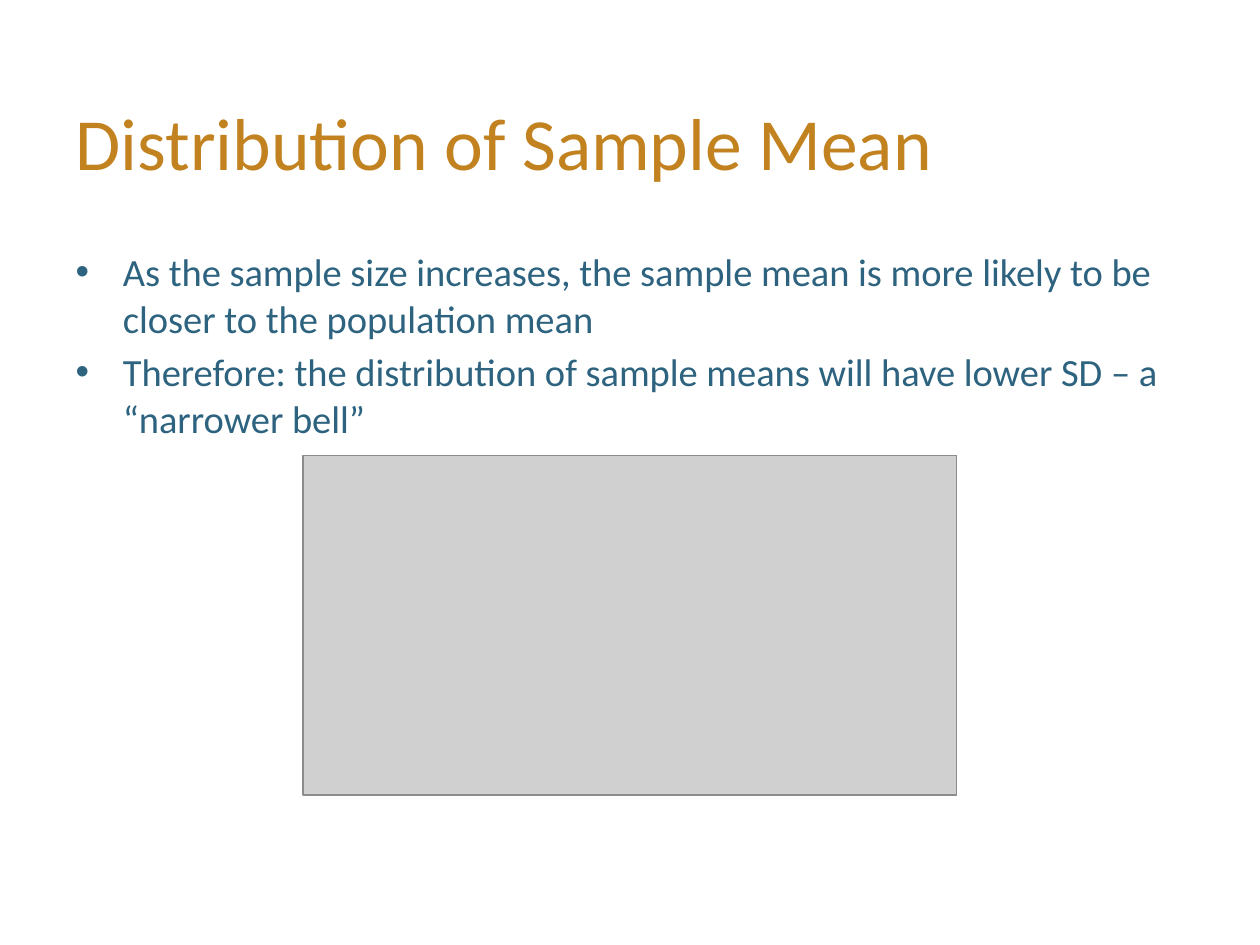
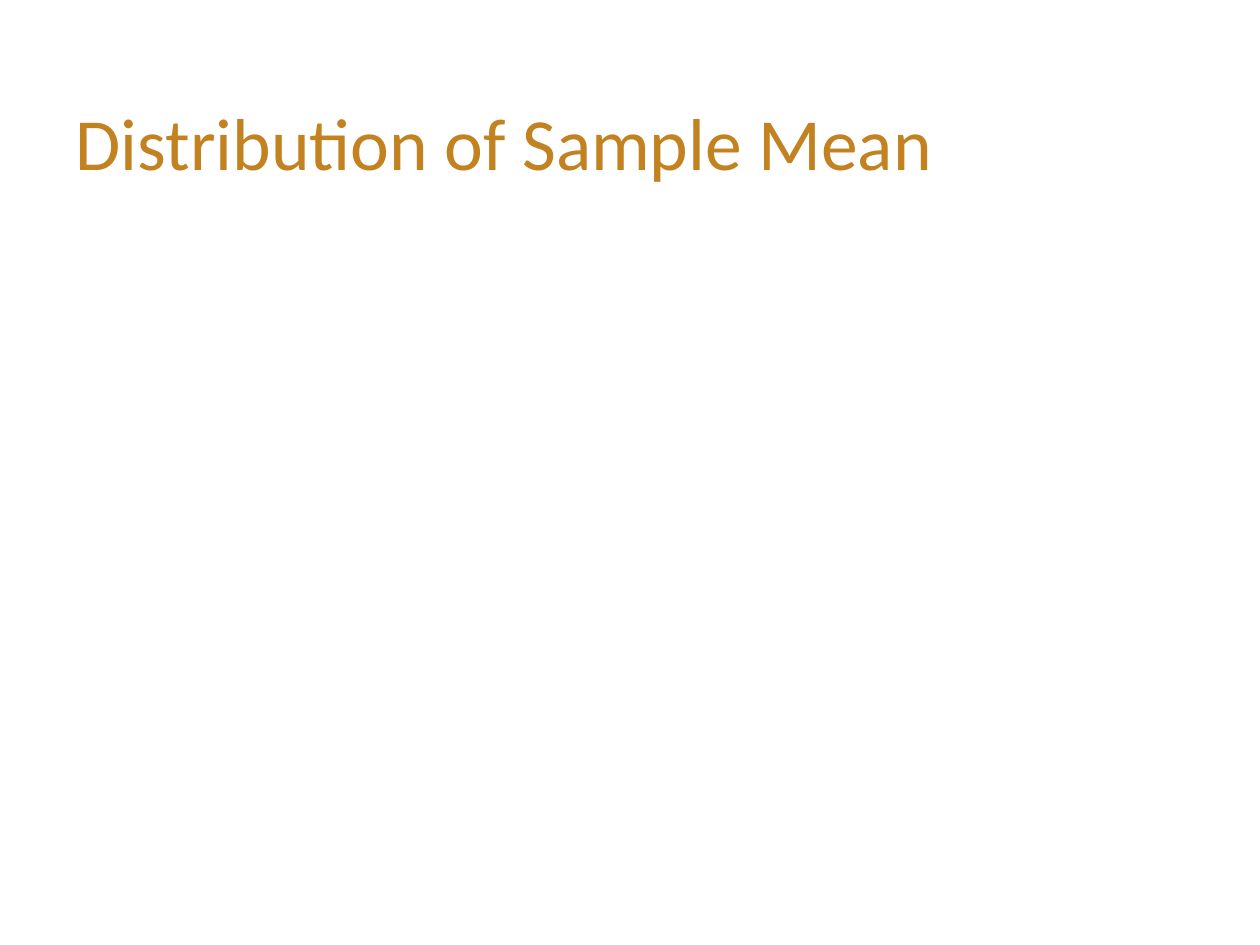
Before and after one commit to hLuo27/teaching, a slide deck: slide 10 of data8/slides/lab9.pptx. Drawn at 1260x945 pixels with LibreOffice and Linux fonts; fonts in the diff are those of the drawing; grey boxes stand for pictures; background and template pictures are left out. Boxes give left, top, right and bottom in pixels: in the first picture for what was removed or moved away, otherwise in the second. Text is boxed around its words. In the diff, an @@ line names an element or a change of style, - is before the commit and + after.

```diff
--- a/data8/slides/lab9.pptx
+++ b/data8/slides/lab9.pptx
@@ text removed at [123,259,1157,434] @@
-• As the sample size increases, the sample mean is more likely to be closer to the population mean
-• Therefore: the distribution of sample means will have lower SD – a “narrower bell”
@@ picture removed at [304,455,958,795] @@
```
Also in this commit, not shown: 1 other slide changed, 2 slides added, 2 slides removed, 1 other file.
